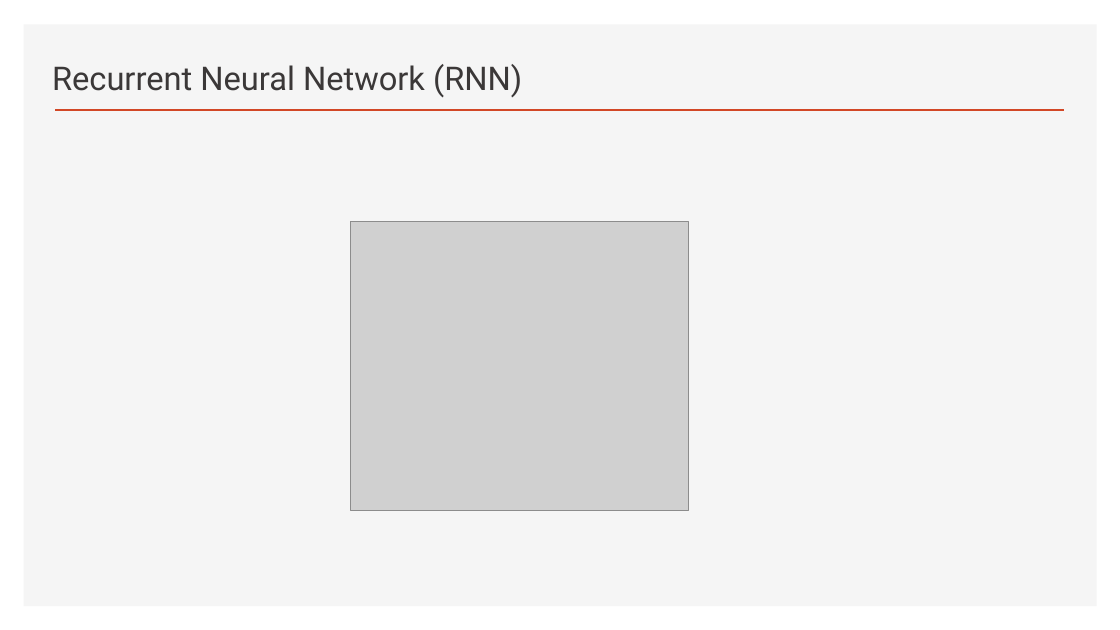
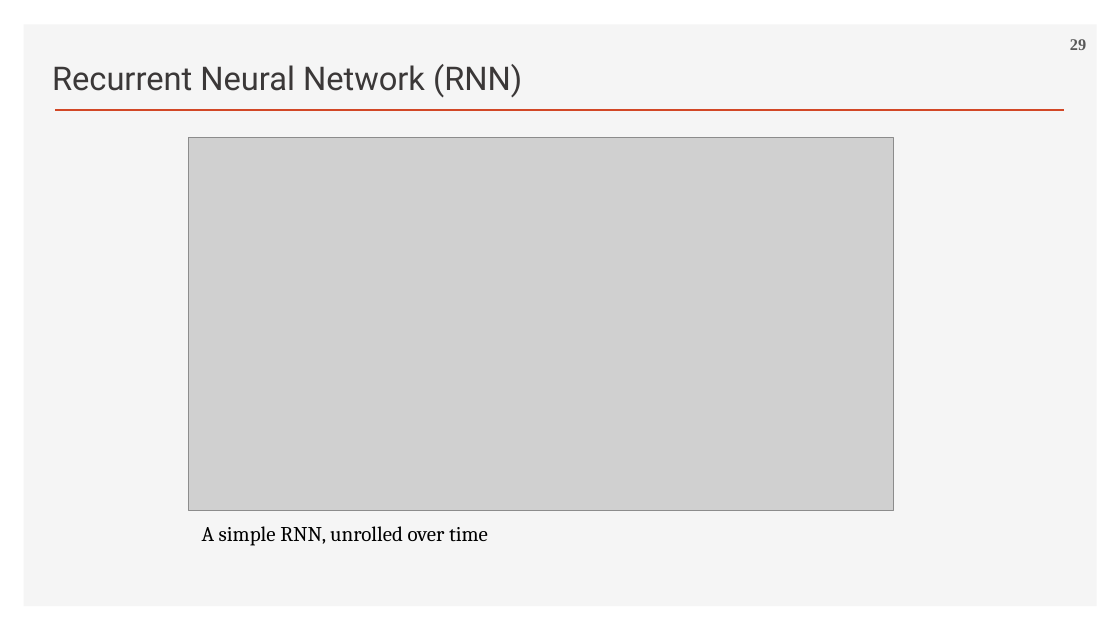
Before and after one commit to ancestor9/2026_Fall_Deep-Learning-with-Python, a slide deck: slide 29 of Chapter 13 Timeseries forecasting.pptx (slide 37 before the commit). Drawn at 1120x630 pixels with LibreOffice and Linux fonts; fonts in the diff are those of the drawing; grey boxes stand for pictures; background and template pictures are left out. Boxes give left, top, right and bottom in pixels: in the first picture for what was removed or moved away, otherwise in the second. Text is boxed around its words. In the diff, an @@ line names an element or a change of style, - is before the commit and + after.

```diff
--- a/Chapter 13 Timeseries forecasting.pptx
+++ b/Chapter 13 Timeseries forecasting.pptx
@@ page number added at (x1=1070, y1=39, x2=1086, y2=50), 14 pt, text #595959, bold @@
+29
@@ picture added at (x1=189, y1=138, x2=894, y2=510) @@
@@ picture removed at (x1=350, y1=222, x2=688, y2=511) @@
@@ text added at (x1=202, y1=526, x2=488, y2=546), 18 pt, text #000000 @@
+A simple RNN, unrolled over time
```
Also in this commit, not shown: 17 other slides changed, 7 slides added.
